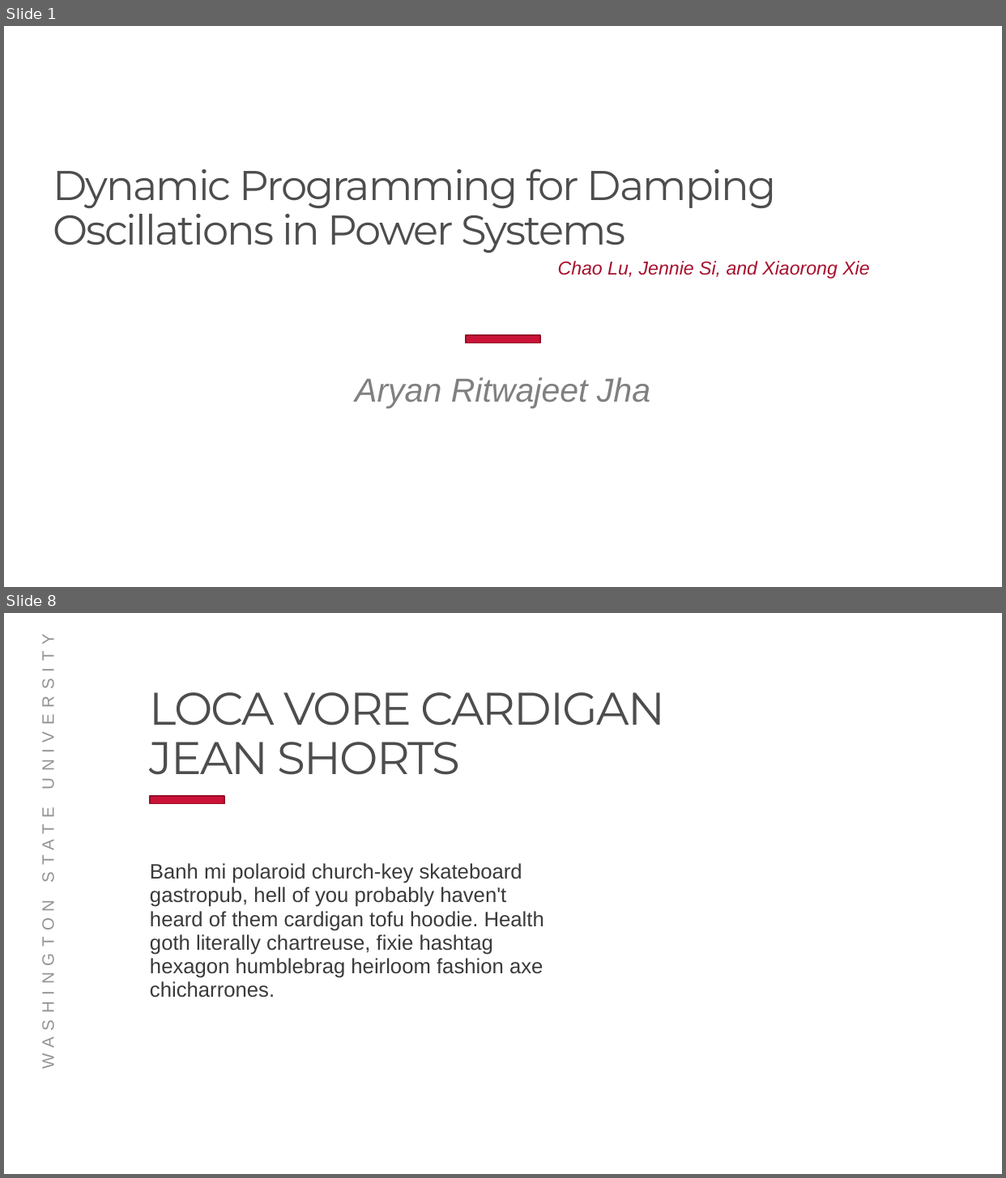
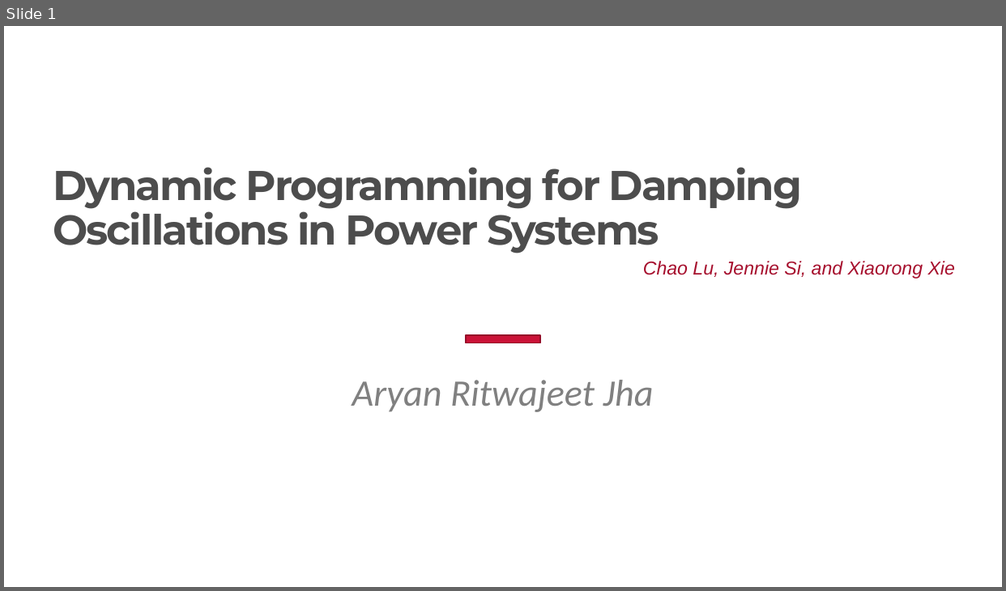
Before and after one commit to Realife-Brahmin/structured_courses, a slide deck: ee523/evaluation/p/ee523_project_presentation_aryan_ritwajeet_jha.pptx. Shown one above the other, each under a label of ours: slides 1 and 8 before the commit, slide 1 after it; the slides between them are not shown. The pictures are 1006x1178 and 1006x591 pixels, drawn with LibreOffice and Linux fonts; fonts in the diff are those of the drawing; background and template pictures are left out. Boxes give left, top, right and bottom in pixels: in the first picture for what was removed or moved away, otherwise in the second. Text is boxed around its words. In the diff, an @@ line names an element or a change of style, - is before the commit and + after.

```diff
--- a/ee523/evaluation/p/ee523_project_presentation_aryan_ritwajeet_jha.pptx
+++ b/ee523/evaluation/p/ee523_project_presentation_aryan_ritwajeet_jha.pptx
@@ slide 8 removed at bbox=[4, 613, 1002, 1174], background #FFFFFF @@
@@ title removed at bbox=[150, 692, 665, 775] @@
-LOCA VORE CARDIGAN
-JEAN SHORTS
@@ rectangle removed at bbox=[150, 796, 225, 804] @@
@@ text removed at bbox=[150, 863, 544, 998] @@
-Banh mi polaroid church-key skateboard gastropub, hell of you probably haven't heard of them cardigan tofu hoodie. Health goth literally chartreuse, fixie hashtag hexagon humblebrag heirloom fashion axe chicharrones.
@@ text removed at bbox=[39, 918, 57, 1064] @@
-WASHINGTON STATE UNIVERSITY
@@ slide 1 changed as well @@
@@ title "Dynamic Programming for Damping Oscillations ..." at bbox=[53, 167, 803, 254]: bold on @@
@@ text "Chao Lu, Jennie Si, and ...": place and size @@
-text "Chao Lu, Jennie Si, and ..." at bbox=[558, 261, 869, 279]
+text "Chao Lu, Jennie Si, and ..." at bbox=[643, 261, 955, 279]
@@ subtitle "Aryan Ritwajeet Jha" at bbox=[352, 380, 654, 412]: size 32 to 36 pt, font Arial to Calibri @@
```
Also in this commit, not shown: 2 slides added, 7 other slides removed, 1 other file.
